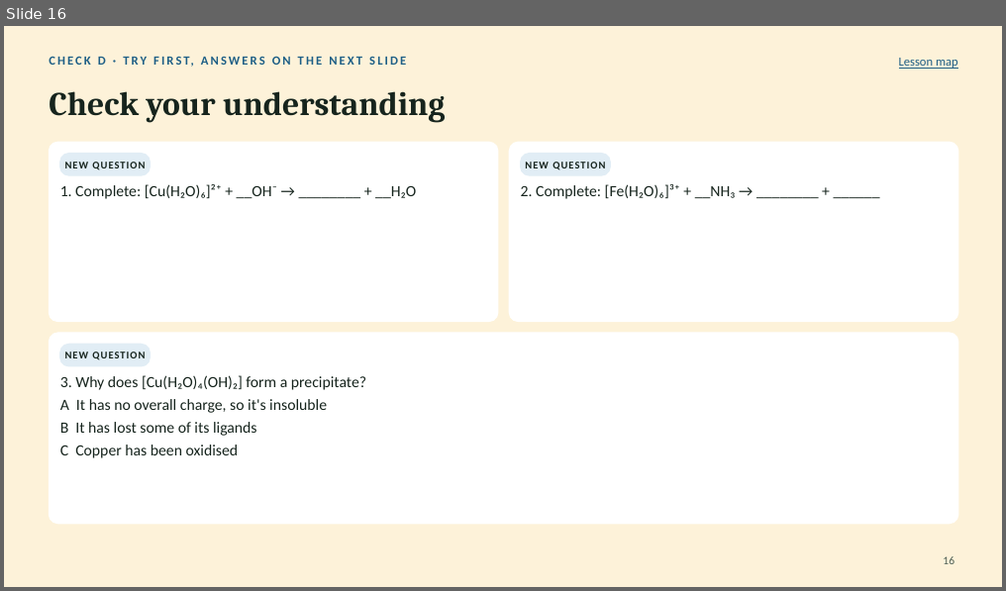
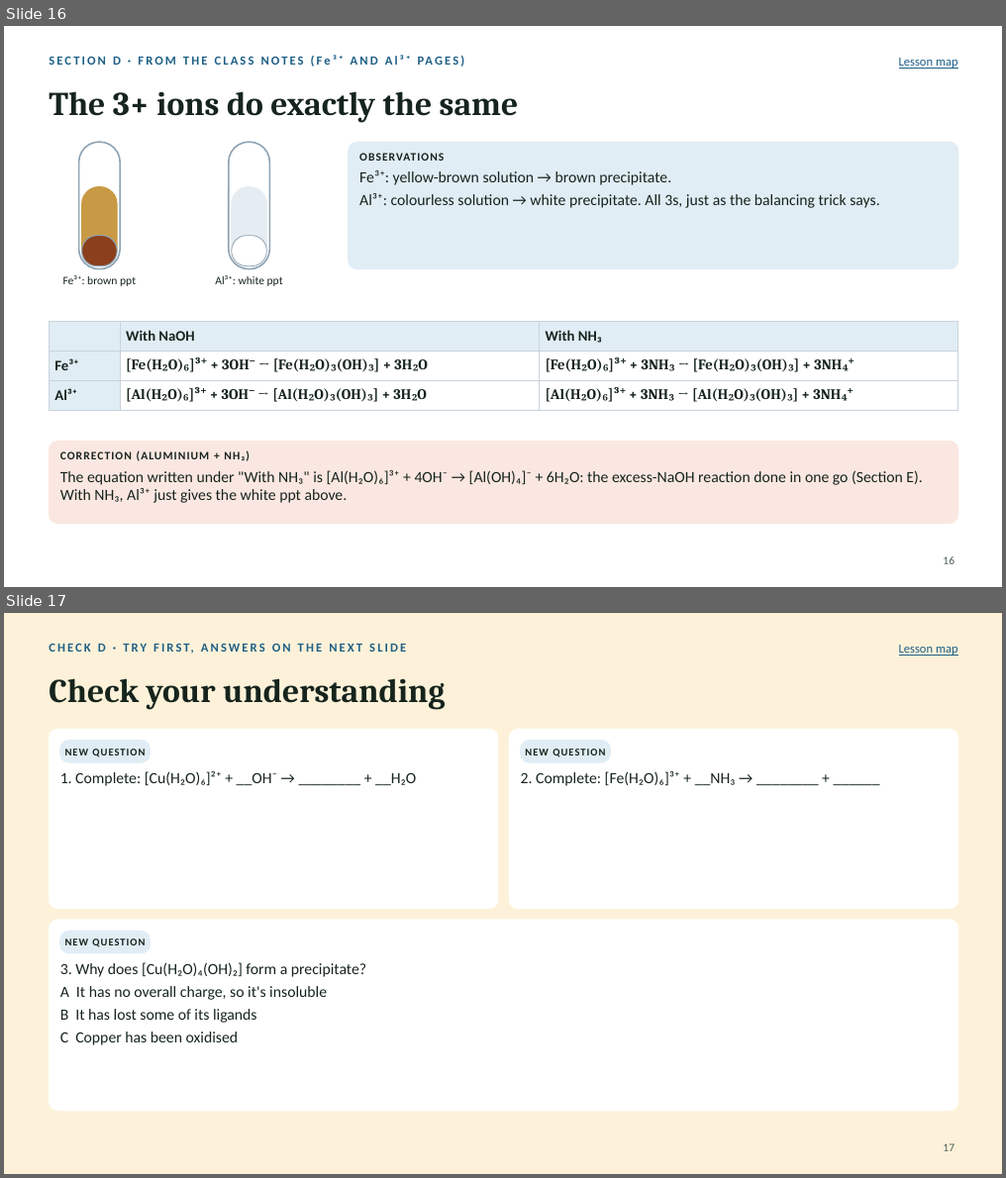
Before and after one commit to AramBarzinjy/energy-transfer-lesson, a slide deck: chemistry/aqueous-ions/Aqueous-ions-lesson.pptx. Shown one above the other, each under a label of ours: slide 16 before the commit, slides 16 and 17 after it. The pictures are 1006x591 and 1006x1178 pixels, drawn with LibreOffice and Linux fonts; fonts in the diff are those of the drawing. Boxes give left, top, right and bottom in pixels: in the first picture for what was removed or moved away, otherwise in the second. Text is boxed around its words. In the diff, an @@ line names an element or a change of style, - is before the commit and + after.

```diff
--- a/chemistry/aqueous-ions/Aqueous-ions-lesson.pptx
+++ b/chemistry/aqueous-ions/Aqueous-ions-lesson.pptx
@@ slide 16 added at <box>4,26,1002,587</box>, background #FFFFFF @@
@@ text added at <box>113,57,121,65</box>, 12 pt, text #1E5F86, bold @@
+SECTION D · FROM THE CLASS NOTES (Fe³⁺ AND Al³⁺ PAGES)
@@ text added at <box>899,58,958,69</box>, 12 pt, text #1E5F86, underline @@
+Lesson map
@@ title added at <box>49,91,519,123</box>, 32 pt, text #16241D, bold @@
+The 3+ ions do exactly the same
@@ rounded rectangle added at <box>79,142,120,270</box>, fill #FFFFFF, outline #8FA3B3 1.5 pt @@
@@ rounded rectangle added at <box>229,142,269,270</box>, fill #FFFFFF, outline #8FA3B3 1.5 pt @@
@@ rounded rectangle added at <box>349,142,958,270</box>, fill #E1EDF5, outline #E1EDF5 1 pt @@
@@ text added at <box>359,153,880,208</box>, 15 pt, text #16241D @@
+OBSERVATIONS
+Fe³⁺: yellow-brown solution → brown precipitate.
+Al³⁺: colourless solution → white precipitate. All 3s, just as the balancing trick says.
@@ rounded rectangle added at <box>82,187,117,267</box>, fill #C99A45, outline #C99A45 1 pt @@
@@ rounded rectangle added at <box>232,187,266,267</box>, fill #E6EDF2, outline #E6EDF2 1 pt @@
@@ rounded rectangle added at <box>82,236,117,267</box>, fill #8B3F1C, outline #8FA3B3 1 pt @@
@@ rounded rectangle added at <box>232,236,266,267</box>, fill #FFFFFF, outline #8FA3B3 0.75 pt @@
@@ text added at <box>63,275,136,286</box>, 11 pt, text #16241D @@
+Fe³⁺: brown ppt
@@ text added at <box>215,275,283,286</box>, 11 pt, text #16241D @@
+Al³⁺: white ppt
@@ table added at <box>49,322,958,406</box>, 3 rows, 3 columns @@
+ | With NaOH | With NH₃
+Fe³⁺ | [Fe(H₂O)₆]³⁺ + 3OH⁻ → [Fe(H₂O)₃(OH)₃] + 3H₂O | [Fe(H₂O)₆]³⁺ + 3NH₃ → [Fe(H₂O)₃(OH)₃] + 3NH₄⁺
+Al³⁺ | [Al(H₂O)₆]³⁺ + 3OH⁻ → [Al(H₂O)₃(OH)₃] + 3H₂O | [Al(H₂O)₆]³⁺ + 3NH₃ → [Al(H₂O)₃(OH)₃] + 3NH₄⁺
@@ rounded rectangle added at <box>49,442,958,524</box>, fill #FBE7E1, outline #FBE7E1 1 pt @@
@@ text added at <box>60,451,922,503</box>, 15 pt, text #16241D @@
+CORRECTION (ALUMINIUM + NH₃)
+The equation written under "With NH₃" is [Al(H₂O)₆]³⁺ + 4OH⁻ → [Al(OH)₄]⁻ + 6H₂O: the excess-NaOH reaction done in one go (Section E). With NH₃, Al³⁺ just gives the white ppt above.
@@ page number added at <box>943,557,954,565</box>, 11 pt, text #4D5E55 @@
+16
@@ what was slide 16 is now slide 17 @@
@@ page number at <box>943,1144,954,1152</box>: text changed @@
-16
+17
```
Also in this commit, not shown: 4 slides changed, 2 other files.
